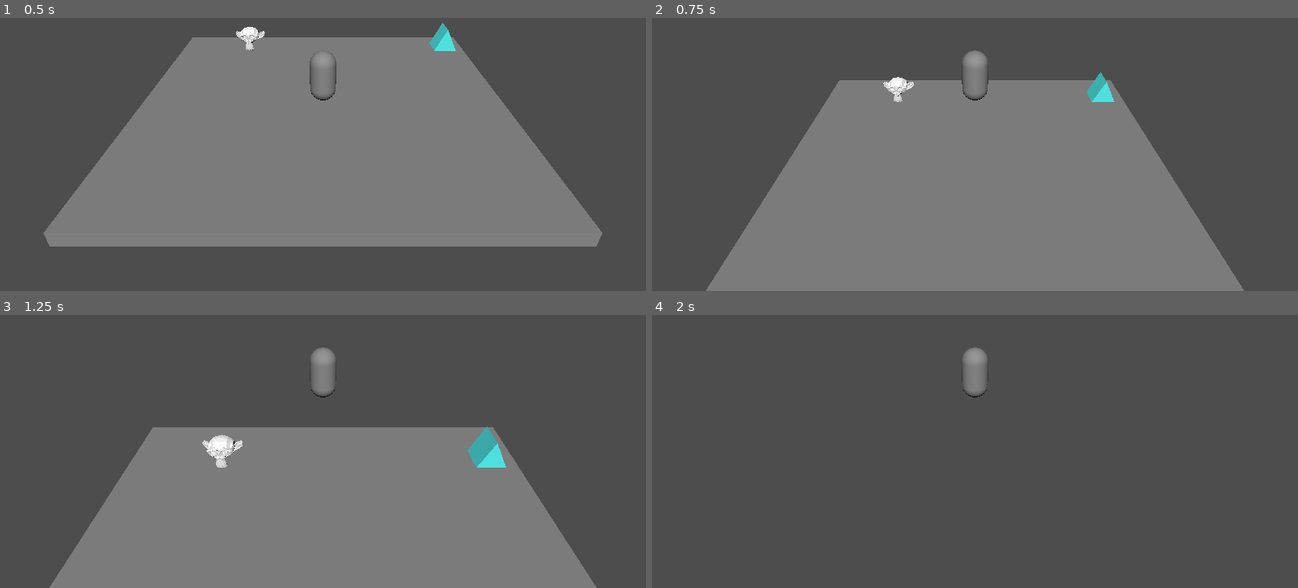
Above: before the commit, frames 1-4 (two rows, left to right).
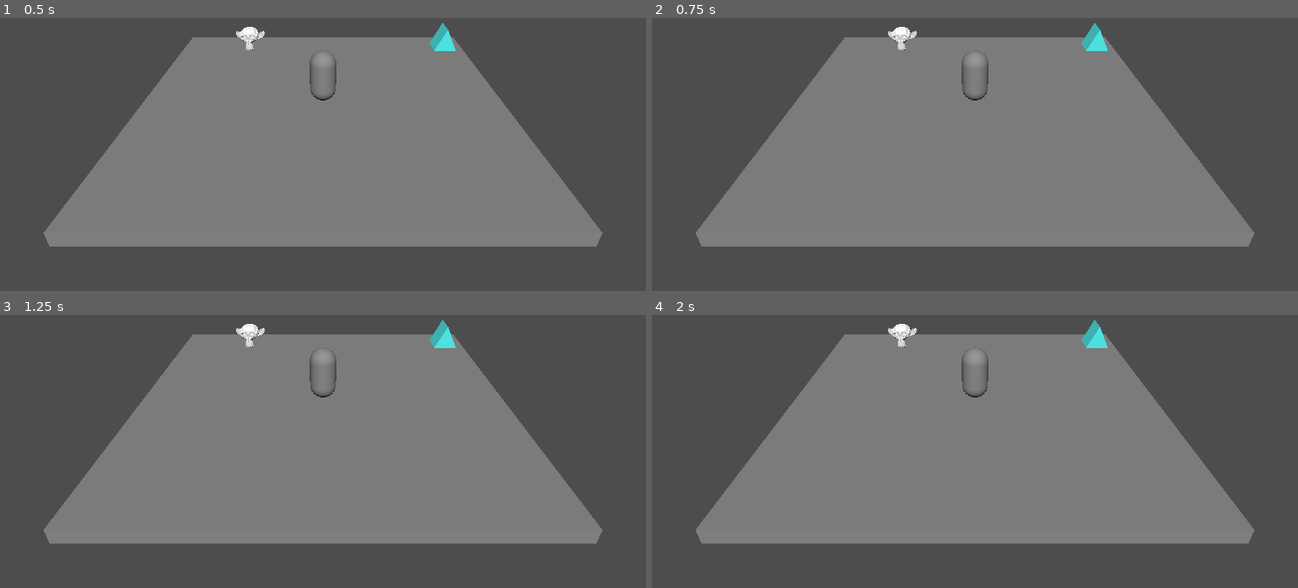
Above: after the commit, the same moments.

Repository: oserratr/MD-WorkInProgress
Game: Godot game, scene res://scene/testcameraviewworldperso.tscn
Same seed, same stepped clock (60 frames per second), same inputs: the game is played once before the commit and once after it. The project has no main scene, so this scene is started directly.
Inputs (mouse positions are in pixels of both pictures, inside the frame that each line leads up to):
- Up to frame 1 (0.5 s): no input
- Up to frame 2 (0.75 s): tap Enter (ui_accept) at 0.5, 0.6 s; move the mouse to (1007, 108) at 0.52 s; hold Up (up) from 0.53 s (still down)
- Up to frame 3 (1.25 s): keep holding Up (up); tap Enter (ui_accept) at 0.77, 1.07 s
- Up to frame 4 (2 s): keep holding Up (up); move the mouse to (942, 407) at 1.27 s; click (942, 407) at 1.35 s; tap Enter (ui_accept) at 1.52, 1.55, 1.82 s

Frame 1 is identical in both runs. In frame 2, 27% of the frame differs, in the area x 6-94%, y 1-100%; in frame 3, 36%; in frame 4, 49%, in the area x 6-94%, y 1-84%.

Commit message:
Modif code du player controllable
-> enlever le jump
-> map du joystick gauche manette xbox pour les deplacements

Diff:
--- a/PROCESS/godot-prototype/Interaction-inspection/scripts/player.gd
+++ b/PROCESS/godot-prototype/Interaction-inspection/scripts/player.gd
@@ -25,23 +25,29 @@
 	Input.mouse_mode = Input.MOUSE_MODE_CAPTURED
 
 func _physics_process(delta):
-	# Add the gravity.
+	# Gravité
 	if not is_on_floor():
 		velocity.y -= gravity * delta
 
-	# Handle Jump.
-	if Input.is_action_just_pressed("ui_accept") and is_on_floor():
-		velocity.y = JUMP_VELOCITY
-
 	# Appliquer la rotation avec interpolation pour la fluidité
 	rotation.y += deg_to_rad(rotation_velocity * delta)
+	rotation_velocity = lerp(rotation_velocity, 0.0, damping * delta)
 
-	# Appliquer un ralentissement progressif
-	rotation_velocity = lerp(rotation_velocity, 0.0, damping * delta)
-	# Get the input direction and handle the movement/deceleration.
-	# As good practice, you should replace UI actions with custom gameplay actions.
-	var input_dir = Input.get_vector("left", "right", "up", "down")
+	# Lecture du stick gauche de la manette (joystick analogique)
+	var left_stick_x = Input.get_joy_axis(0, JOY_AXIS_LEFT_X)
+	var left_stick_y = Input.get_joy_axis(0, JOY_AXIS_LEFT_Y)
+
+	# Zone morte pour éviter les mouvements parasites
+	var deadzone = 0.2
+	if abs(left_stick_x) < deadzone:
+		left_stick_x = 0
+	if abs(left_stick_y) < deadzone:
+		left_stick_y = 0
+
+	# Calcul de la direction
+	var input_dir = Vector2(left_stick_x, left_stick_y)
 	var direction = (transform.basis * Vector3(input_dir.x, 0, input_dir.y)).normalized()
+
 	if direction:
 		velocity.x = direction.x * SPEED
 		velocity.z = direction.z * SPEED
@@ -52,6 +58,7 @@
 	move_and_slide()
 
 
+
 func _on_collision_shape_3d_tree_entered():
 	pass # Replace with function body.
 
